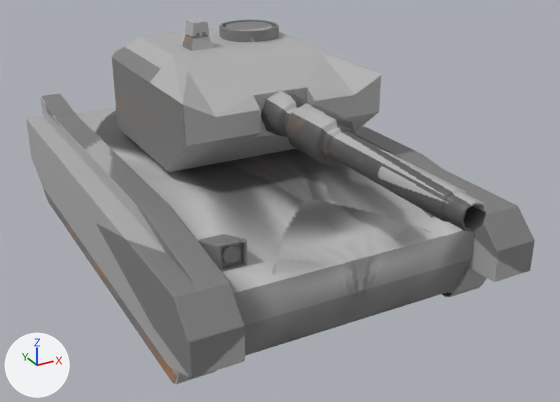
A saved change to the OBJ model DirectXGame/Resources/enemy/enemy.obj.
Rendered twice from a camera (50 mm lens) standing at (-7.48, -15.88, 7.14) and looking at (0.15, -2.01, 0.21). Lighting does not change. The marker at lower left points along +X, +Y and +Z. The first picture is the older version. Where no turn or scale is listed for an object, it has been applied to the vertices.

Before the edit, the objects in view are built like this:
```python
ob_平面 = bpy.data.objects.new('平面', me_平面)
ob_平面.location = (0.0, 0.0, 0.0)
ob_立方体_003 = bpy.data.objects.new('立方体.003', me_立方体_003)
ob_立方体_003.location = (0.0, 0.0, 0.0)
ob_立方体_004 = bpy.data.objects.new('立方体.004', me_立方体_004)
ob_立方体_004.location = (0.0, 0.0, 0.0)
ob_立方体_005 = bpy.data.objects.new('立方体.005', me_立方体_005)
ob_立方体_005.location = (0.0, 0.0, 0.0)
ob_立方体_006 = bpy.data.objects.new('立方体.006', me_立方体_006)
ob_立方体_006.location = (0.0, 0.0, 0.0)
ob_立方体_007 = bpy.data.objects.new('立方体.007', me_立方体_007)
ob_立方体_007.location = (0.0, 0.0, 0.0)
ob_立方体_008 = bpy.data.objects.new('立方体.008', me_立方体_008)
ob_立方体_008.location = (0.0, 0.0, 0.0)
ob_立方体_009 = bpy.data.objects.new('立方体.009', me_立方体_009)
ob_立方体_009.location = (0.0, 0.0, 0.0)
ob_立方体_011 = bpy.data.objects.new('立方体.011', me_立方体_011)
ob_立方体_011.location = (0.0, 0.0, 0.0)
```
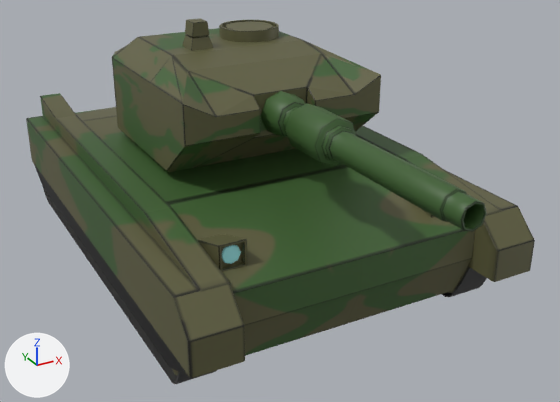
What the commit changed:
Picture 'enemy.png' (img_enemy_png) is new.
Material 'マテリアル.005' (mat_マテリアル_005) changes its picture from img_player_png to img_enemy_png.
Material 'マテリアル.001' (mat_マテリアル_001) changes its picture from img_player_png to img_enemy_png.
Material 'マテリアル' (mat_マテリアル) changes its picture from img_player_png to img_enemy_png.
Material 'マテリアル.006' (mat_マテリアル_006) changes its picture from img_player_png to img_enemy_png.

Pixel boxes (x1, y1, x2, y2) of what changed, in the pictures (560 x 402 px):
'立方体.005', surface changed (grey to green)
    both: (75, 107, 475, 356)
'立方体.008', surface changed (darker)
    both: (26, 93, 535, 378)
'立方体.003', surface changed (darker)
    both: (112, 28, 381, 172)
'立方体.006', surface changed (darker)
    both: (261, 91, 487, 232)
'立方体.011', surface changed
    both: (34, 164, 189, 377)
'立方体.007', surface changed
    both: (43, 188, 487, 384)
'立方体.009', surface changed
    both: (198, 210, 435, 272)
'平面', surface changed (grey to yellow)
    both: (219, 20, 279, 42)
'立方体.004', surface changed (grey to yellow)
    both: (182, 18, 213, 51)
'円', surface changed
    both: (172, 266, 468, 376)
